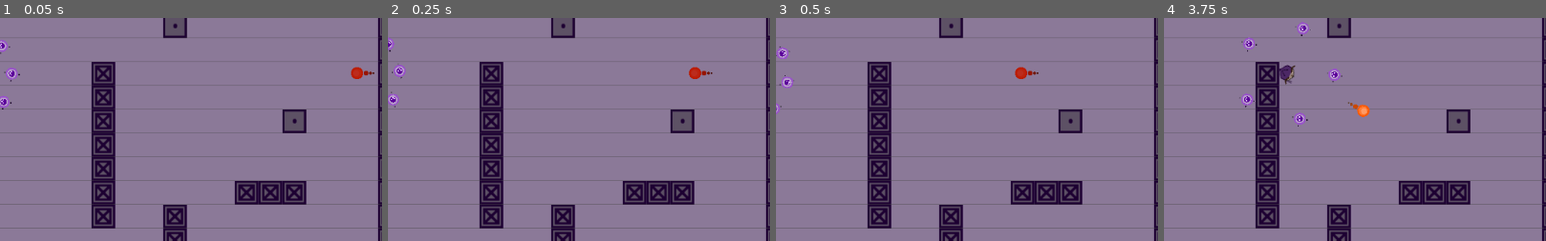
Above: before the commit, frames 1-4 (left to right).
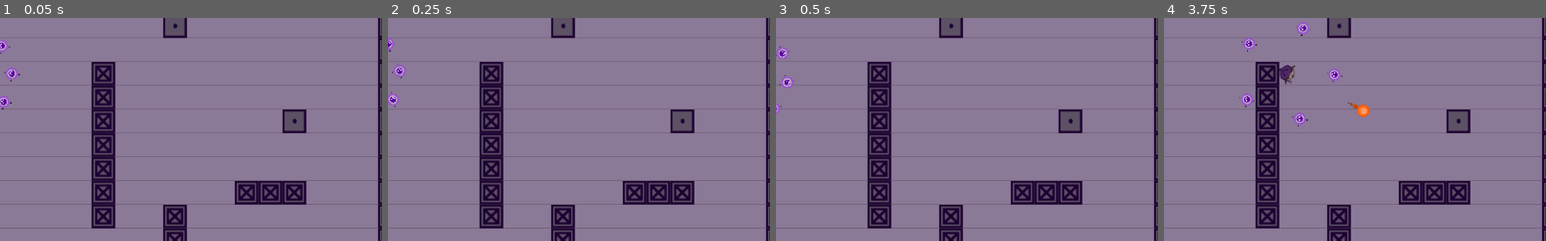
Above: after the commit, the same moments.

Repository: blackmadgames/sacrifices
Game: Godot game, scene res://scenes/game_scenes/Sandbox.tscn
Same seed, same stepped clock (60 frames per second), same inputs: the game is played once before the commit and once after it. After the commit the project has no main scene; this scene is started directly in both runs.
Inputs (mouse positions are % of the whole screen's width and height, from its top left):
- Up to frame 1 (0.05 s): no input
- Up to frame 2 (0.25 s): no input
- Up to frame 3 (0.5 s): no input
- Up to frame 4 (3.75 s): move the mouse to (72, 45) at 0.52 s; hold D (move_right) 0.53-1.28 s; click (72, 45) at 0.6 s; move the mouse to (30, 55) at 1.27 s; hold S (move_down) 1.28-2.03 s; click (30, 55) at 1.35 s; move the mouse to (60, 28) at 2.02 s; hold D (move_right) 2.03-2.78 s; click (60, 28) at 2.1 s; move the mouse to (45, 70) at 2.77 s; hold W (move_up) 2.78-3.53 s; click (45, 70) at 2.85 s; move the mouse to (80, 65) at 3.52 s; hold A (move_left) from 3.53 s (still down); click (80, 65) at 3.6 s
The pictures show only the part of the screen within x 48-98%, y 38-88%; the shares and areas given below are measured in that part.

The runs differ from the first frame. In frame 1, 0.2% of the frame differs, in the area x 91-98%, y 21-28%; in frame 2, 0.2%; in frame 3, 0.2%, in the area x 62-69%, y 21-28%; in frame 4, less than 0.1%.

Commit message:
Deplete ammo when shooting

Diff:
--- a/project.godot
+++ b/project.godot
@@ -39,7 +39,6 @@
 [application]
 
 config/name="Sacrifices must be made"
-run/main_scene="res://scenes/game_scenes/Sandbox.tscn"
 config/icon="res://art/placeholders/img/icon.png"
 
 [display]
--- a/scenes/game_scenes/Sandbox.tscn
+++ b/scenes/game_scenes/Sandbox.tscn
@@ -2,7 +2,6 @@
 
 [ext_resource path="res://scenes/actors/Player.tscn" type="PackedScene" id=1]
 [ext_resource path="res://art/placeholders/img/tilemap.png" type="Texture" id=2]
-[ext_resource path="res://scenes/actors/EnemyProjectile.tscn" type="PackedScene" id=3]
 
 [sub_resource type="ConvexPolygonShape2D" id=1]
 points = PoolVector2Array( 0, 0, 32, 0, 32, 32, 0, 32 )
@@ -13,7 +12,10 @@
 [sub_resource type="ConvexPolygonShape2D" id=3]
 points = PoolVector2Array( 0, 0, 32, 0, 32, 32, 0, 32 )
 
-[sub_resource type="TileSet" id=4]
+[sub_resource type="ConvexPolygonShape2D" id=4]
+points = PoolVector2Array( 0, 0, 32, 0, 32, 32, 0, 32 )
+
+[sub_resource type="TileSet" id=5]
 0/name = "tilemap.png 0"
 0/texture = ExtResource( 2 )
 0/tex_offset = Vector2( 0, 0 )
@@ -30,7 +32,7 @@
 0/occluder_offset = Vector2( 0, 0 )
 0/navigation_offset = Vector2( 0, 0 )
 0/shapes = [ {
-"autotile_coord": Vector2( 1, 0 ),
+"autotile_coord": Vector2( 2, 0 ),
 "one_way": false,
 "one_way_margin": 1.0,
 "shape": SubResource( 1 ),
@@ -42,10 +44,16 @@
 "shape": SubResource( 2 ),
 "shape_transform": Transform2D( 1, 0, 0, 1, 0, 0 )
 }, {
+"autotile_coord": Vector2( 1, 0 ),
+"one_way": false,
+"one_way_margin": 1.0,
+"shape": SubResource( 3 ),
+"shape_transform": Transform2D( 1, 0, 0, 1, 0, 0 )
+}, {
 "autotile_coord": Vector2( 0, 1 ),
 "one_way": false,
 "one_way_margin": 1.0,
-"shape": SubResource( 3 ),
+"shape": SubResource( 4 ),
 "shape_transform": Transform2D( 1, 0, 0, 1, 0, 0 )
 } ]
 0/z_index = 0
@@ -56,13 +64,8 @@
 [node name="Player" parent="." instance=ExtResource( 1 )]
 
 [node name="TileMap" type="TileMap" parent="."]
-tile_set = SubResource( 4 )
+tile_set = SubResource( 5 )
 cell_size = Vector2( 32, 32 )
 cell_custom_transform = Transform2D( 32, 0, 0, 32, 0, 0 )
 format = 1
 tile_data = PoolIntArray( 0, 0, 2, 1, 0, 2, 2, 0, 2, 3, 0, 2, 4, 0, 2, 5, 0, 2, 6, 0, 2, 7, 0, 2, 8, 0, 2, 9, 0, 2, 10, …(8393 unchanged characters)…
-
-[node name="EnemyProjectile" parent="." instance=ExtResource( 3 )]
-position = Vector2( 980.838, 303.593 )
-rotation = 4.71239
-speed = Vector2( -20, 0 )
--- a/scripts/actors/Player.gd
+++ b/scripts/actors/Player.gd
@@ -29,8 +29,10 @@
     )
 
 func _process_attack_input() -> void:
-    if Input.is_action_just_pressed("fire"):
+    if Input.is_action_just_pressed("fire") && gun_ammo != 0:
+        gun_ammo -= 1
         emit_signal("fire", get_parent())
+        # for testing purposes
         spend_soul()
 
 func spend_soul() -> void:
Not shown: 1 places in scenes/actors/Player.tscn that only renumber resources
